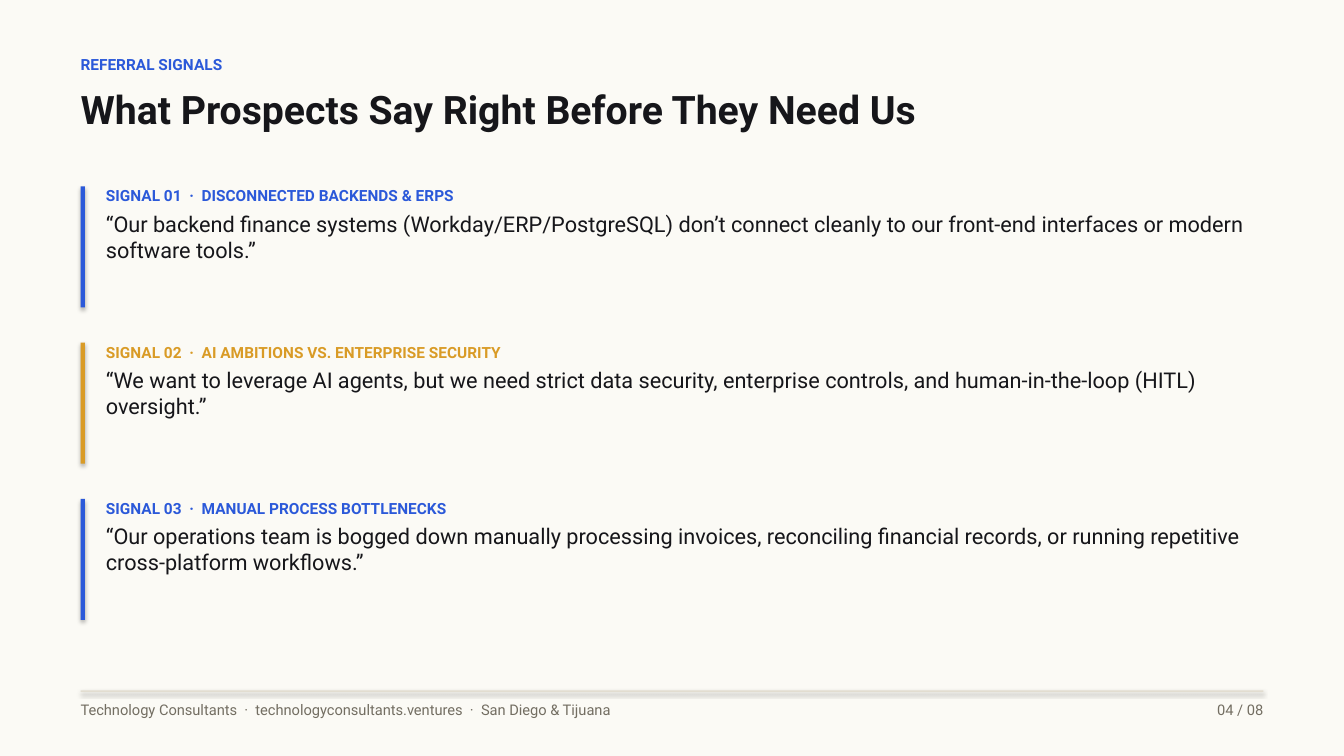
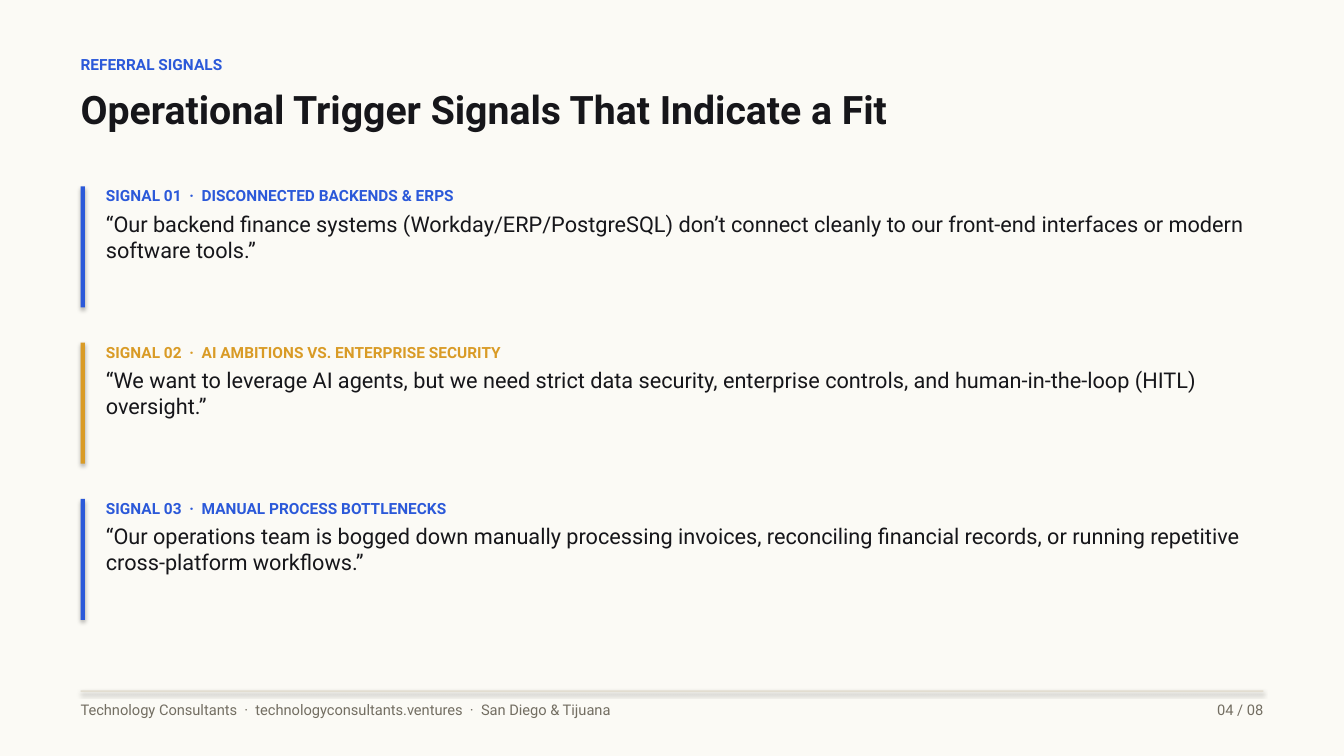
Before and after one commit to rguido198/TechnologyConsultantsVentures, a slide deck: slide 4 of Technology_Consultants_Who_to_Send_My_Way.pptx. Drawn at 1344x756 pixels with LibreOffice and Linux fonts; fonts in the diff are those of the drawing. Boxes give left, top, right and bottom in pixels: in the first picture for what was removed or moved away, otherwise in the second. Text is boxed around its words. In the diff, an @@ line names an element or a change of style, - is before the commit and + after.

```diff
--- a/Technology_Consultants_Who_to_Send_My_Way.pptx
+++ b/Technology_Consultants_Who_to_Send_My_Way.pptx
@@ text at bbox=[81, 94, 887, 132]: text changed @@
-What Prospects Say Right Before They Need Us
+Operational Trigger Signals That Indicate a Fit
```
Also in this commit, not shown: 7 other slides changed, 1 other file.
